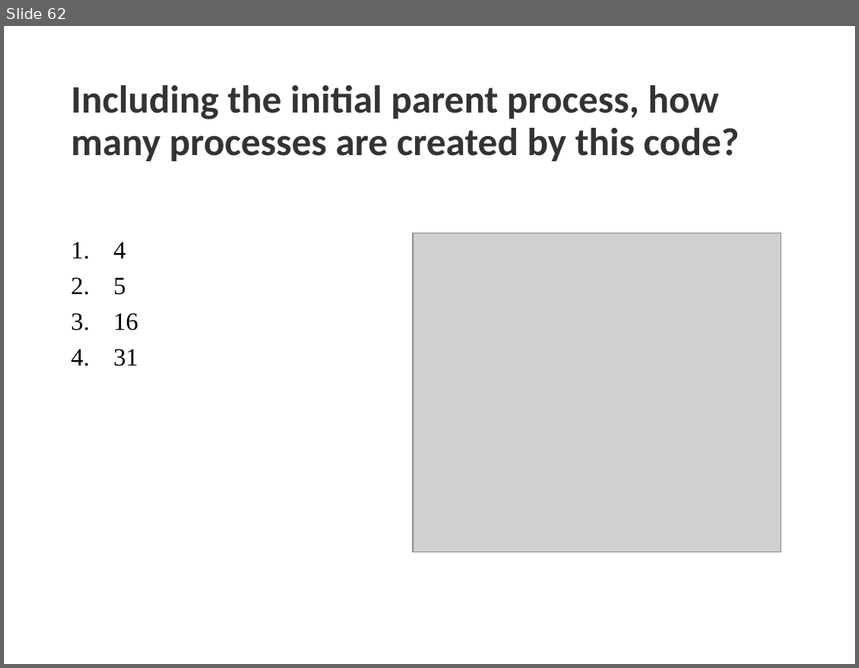
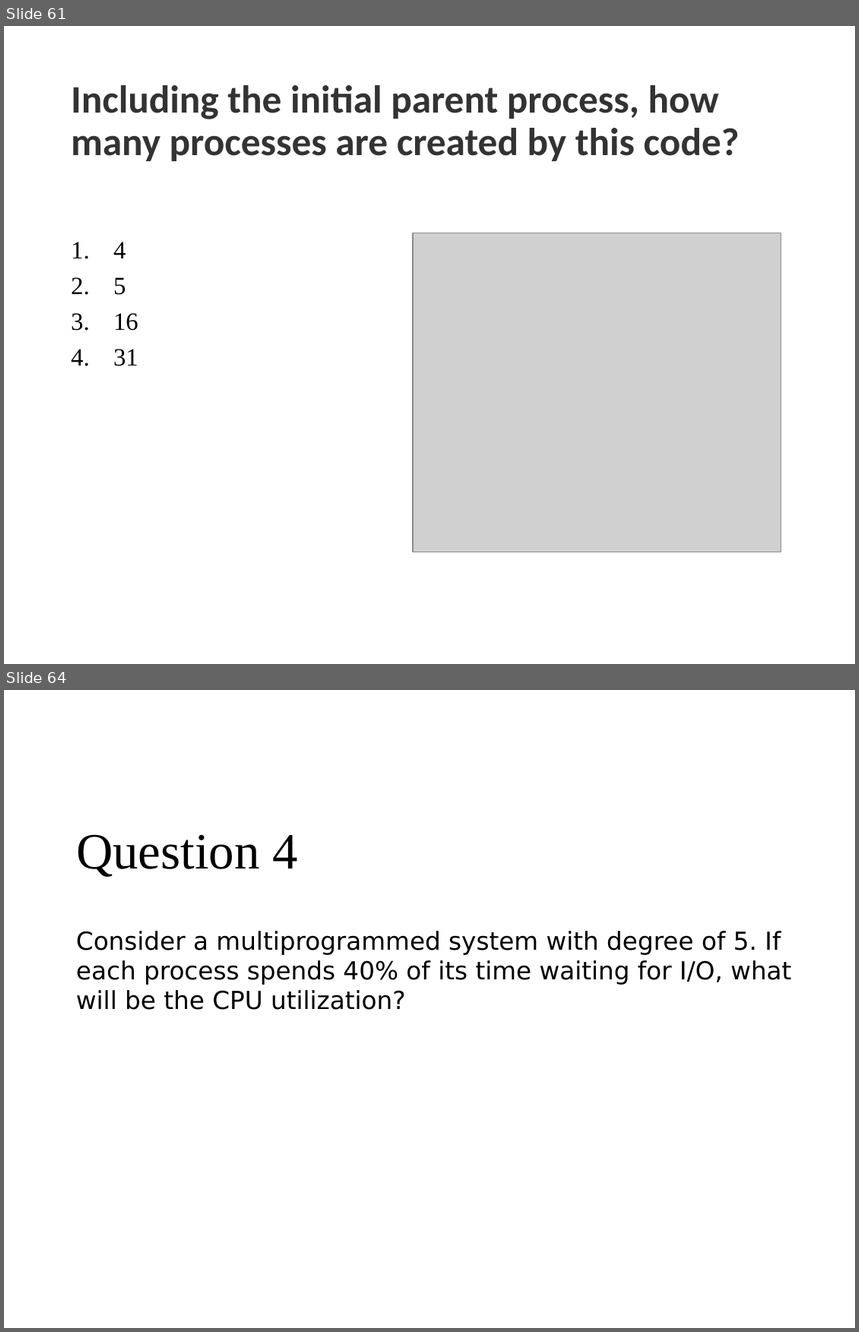
Before and after one commit to vincenzo-gulisano/os_material, a slide deck: slides/processes.pptx. Shown one above the other, each under a label of ours: slide 62 before the commit, slides 61 and 64 after it; the slides between them are not shown. The pictures are 859x668 and 859x1332 pixels, drawn with LibreOffice and Linux fonts; fonts in the diff are those of the drawing; grey boxes stand for pictures. Boxes give left, top, right and bottom in pixels: in the first picture for what was removed or moved away, otherwise in the second. Text is boxed around its words. In the diff, an @@ line names an element or a change of style, - is before the commit and + after.

Commit message:
changed logos to introduction and processes, added questions for processes at the end

```diff
--- a/slides/processes.pptx
+++ b/slides/processes.pptx
@@ slide 64 added at (4,690,855,1328), background #FFFFFF @@
@@ title added at (76,834,297,877), 43 pt, text #000000 @@
+Question 4
@@ text added at (76,931,791,1010), 21 pt, text #000000 @@
+Consider a multiprogrammed system with degree of 5. If each process spends 40% of its time waiting for I/O, what will be the CPU utilization?
@@ what was slide 62 is now slide 61 @@
```
Also in this commit, not shown: 1 slide changed, 3 other slides added, 2 slides removed, 3 other files.
